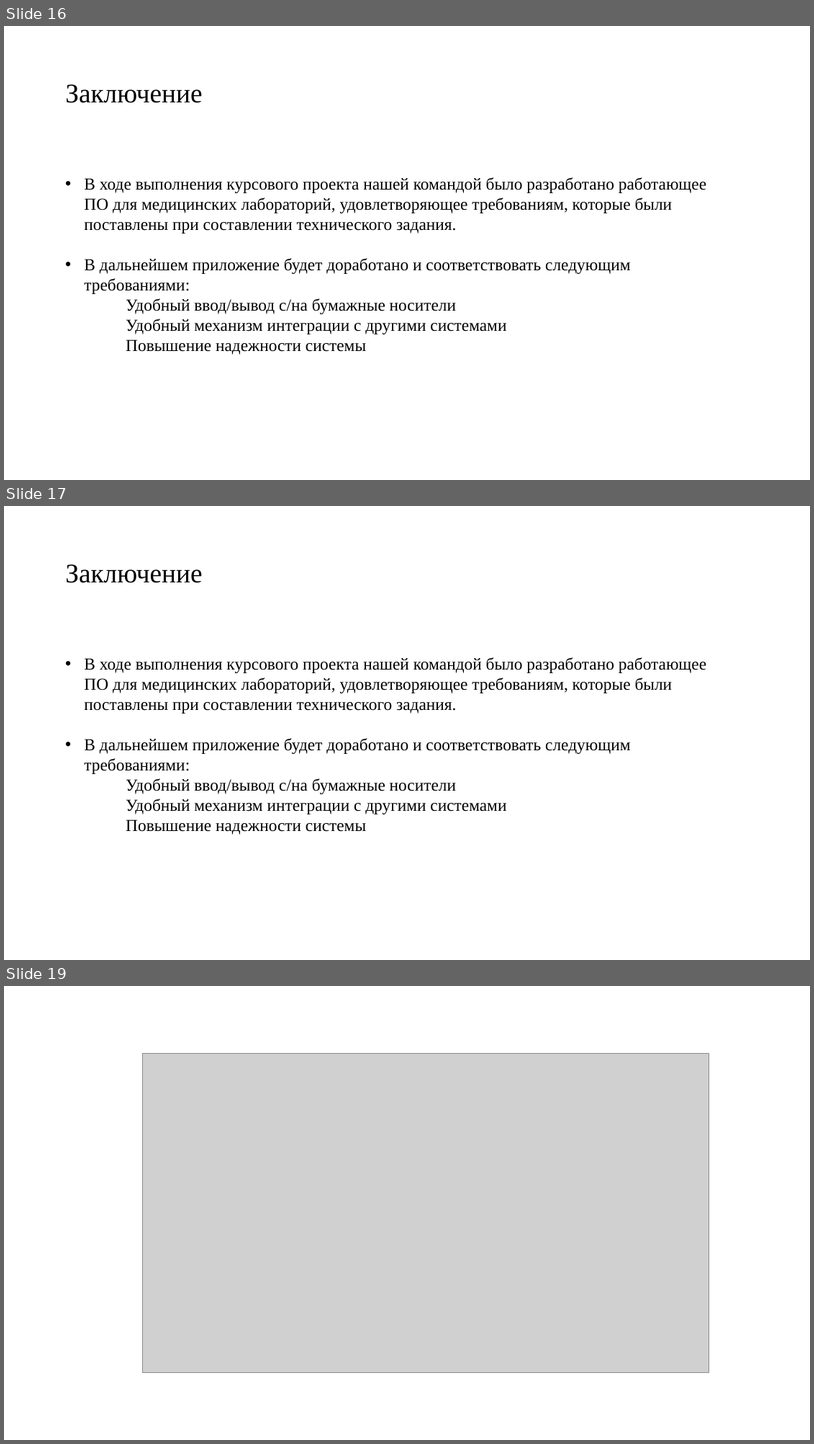
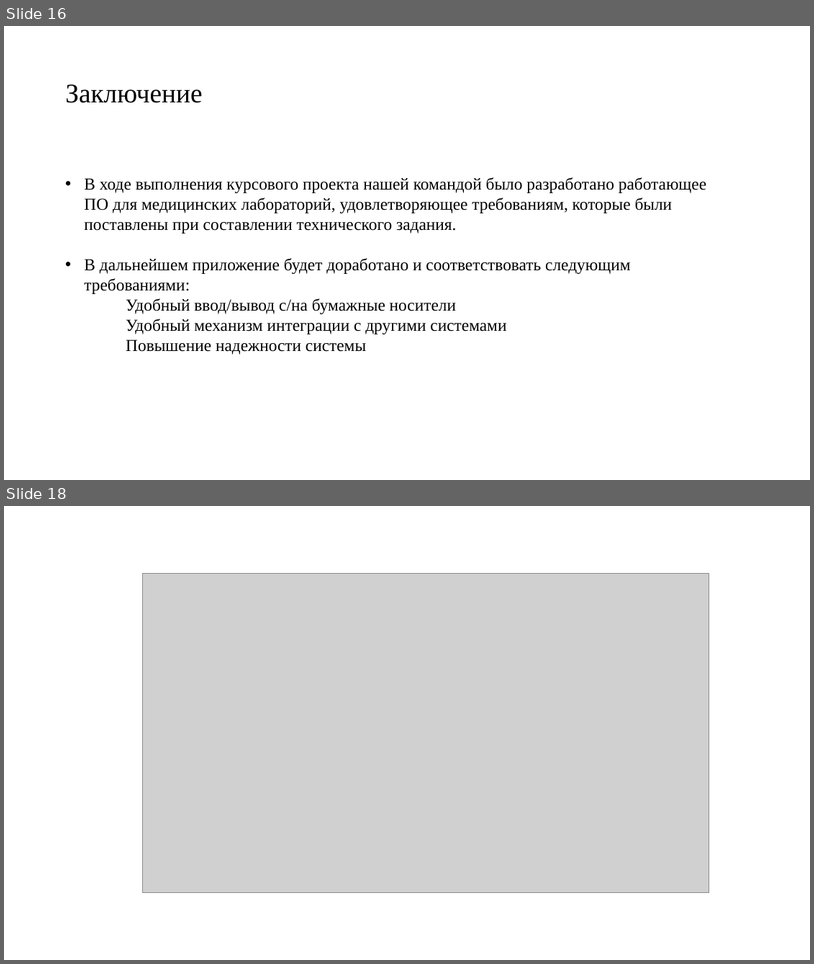
Before and after one commit to kvasov-dev/Medical-Analysis-System, a slide deck: Документация/Презентация.pptx. Shown one above the other, each under a label of ours: slides 16, 17 and 19 before the commit, slides 16 and 18 after it; the slides between them are not shown. The pictures are 814x1444 and 814x964 pixels, drawn with LibreOffice and Linux fonts; fonts in the diff are those of the drawing; grey boxes stand for pictures. Boxes give left, top, right and bottom in pixels: in the first picture for what was removed or moved away, otherwise in the second. Text is boxed around its words. In the diff, an @@ line names an element or a change of style, - is before the commit and + after.

```diff
--- a/Документация/Презентация.pptx
+++ b/Документация/Презентация.pptx
@@ slide 17 removed at <box>4,506,810,960</box>, background #FFFFFF @@
@@ title removed at <box>65,564,202,583</box> @@
-Заключение
@@ text removed at <box>84,657,707,834</box> @@
-• В ходе выполнения курсового проекта нашей командой было разработано работающее ПО для медицинских лабораторий, удовлетворяющее требованиям, которые были поставлены при составлении технического задания.
-• В дальнейшем приложение будет доработано и соответствовать следующим требованиями:
-Удобный ввод/вывод с/на бумажные носители
-Удобный механизм интеграции с другими системами
-Повышение надежности системы
@@ what was slide 19 is now slide 18 @@
```
Also in this commit, not shown: 4 slides changed, 1 slide added, 1 other slide removed, 1 other file.
